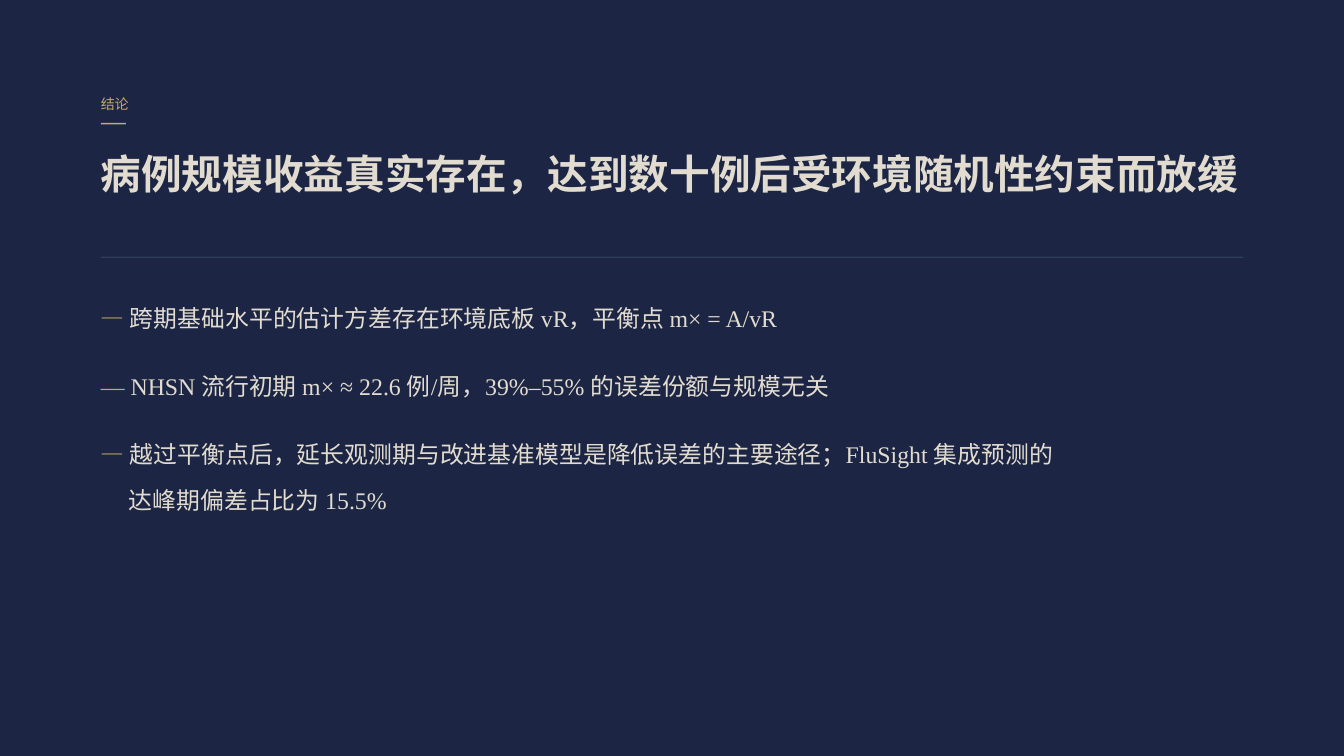
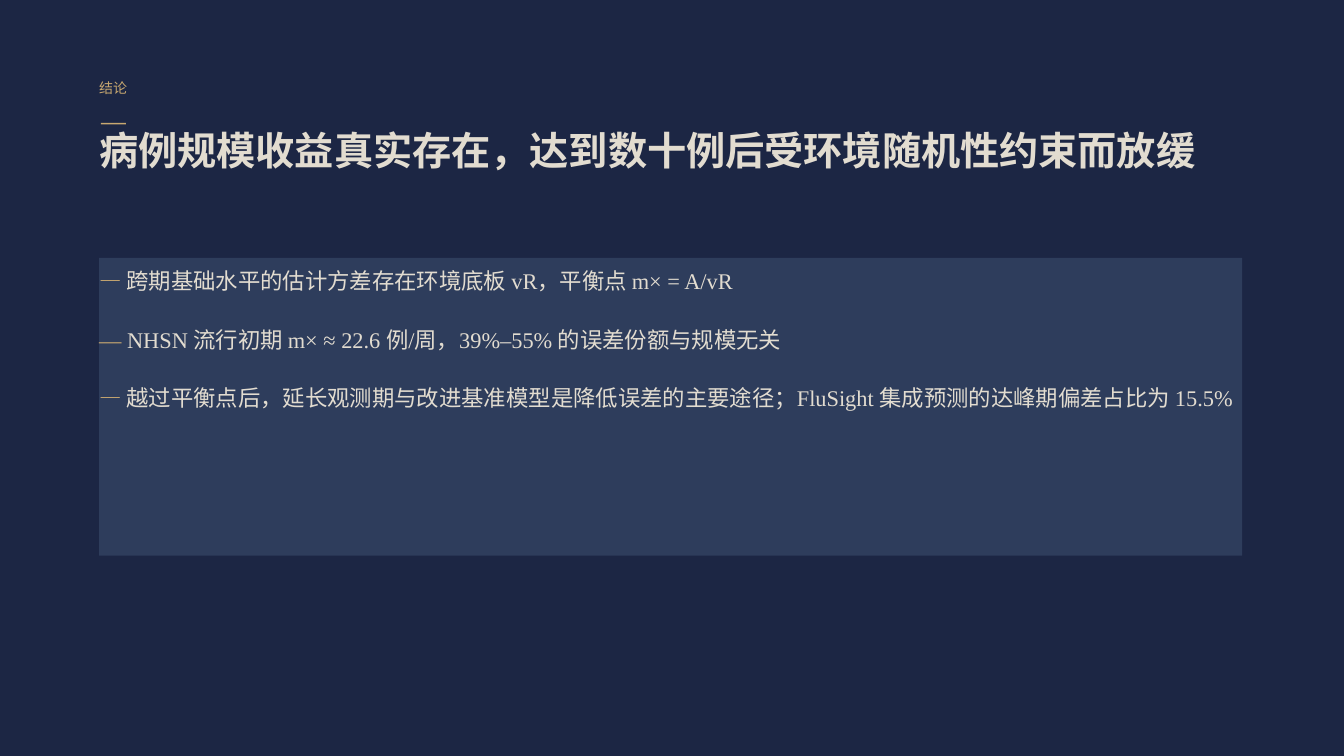
Before and after one commit to wangchi2068/case-count-inference-bottleneck, a slide deck: slide 11 of 中期答辩_精修版.pptx. Drawn at 1344x756 pixels with LibreOffice and Linux fonts; fonts in the diff are those of the drawing. Boxes give left, top, right and bottom in pixels: in the first picture for what was removed or moved away, otherwise in the second. Text is boxed around its words. In the diff, an @@ line names an element or a change of style, - is before the commit and + after.

Commit message:
Harmonize typographic hierarchy and spatial alignment across all slides in defense presentation

```diff
--- a/中期答辩_精修版.pptx
+++ b/中期答辩_精修版.pptx
@@ text "结论": place and size @@
-text "结论" at [101, 97, 129, 110]
+text "结论" at [99, 81, 127, 94]
@@ text "病例规模收益真实存在，达到数十例后受环境随机性约束而放缓": place and size @@
-text "病例规模收益真实存在，达到数十例后受环境随机性约束而放缓" at [101, 154, 1238, 195]
+text "病例规模收益真实存在，达到数十例后受环境随机性约束而放缓" at [99, 131, 1195, 170]
@@ text "病例规模收益真实存在，达到数十例后受环境随机性约束而放缓" at [99, 131, 1195, 170]: size 29 to 28 pt @@
@@ text "— 跨期基础水平的估计方差存在环境底板 vR，平衡点 m× = ...": place and size @@
-text "— 跨期基础水平的估计方差存在环境底板 vR，平衡点 m× = ..." at [129, 307, 1053, 511]
+text "— 跨期基础水平的估计方差存在环境底板 vR，平衡点 m× = ..." at [127, 270, 1233, 411]
@@ text "— 跨期基础水平的估计方差存在环境底板 vR，平衡点 m× = ..." at [127, 270, 1233, 411]: size 17 to 16 pt; line spacing 1.6 to 1.35 @@
@@ rectangle: place and size @@
-rectangle at [101, 257, 1243, 258]
+rectangle at [99, 258, 1242, 556]
```
Also in this commit, not shown: 9 other slides changed, 1 other file.
